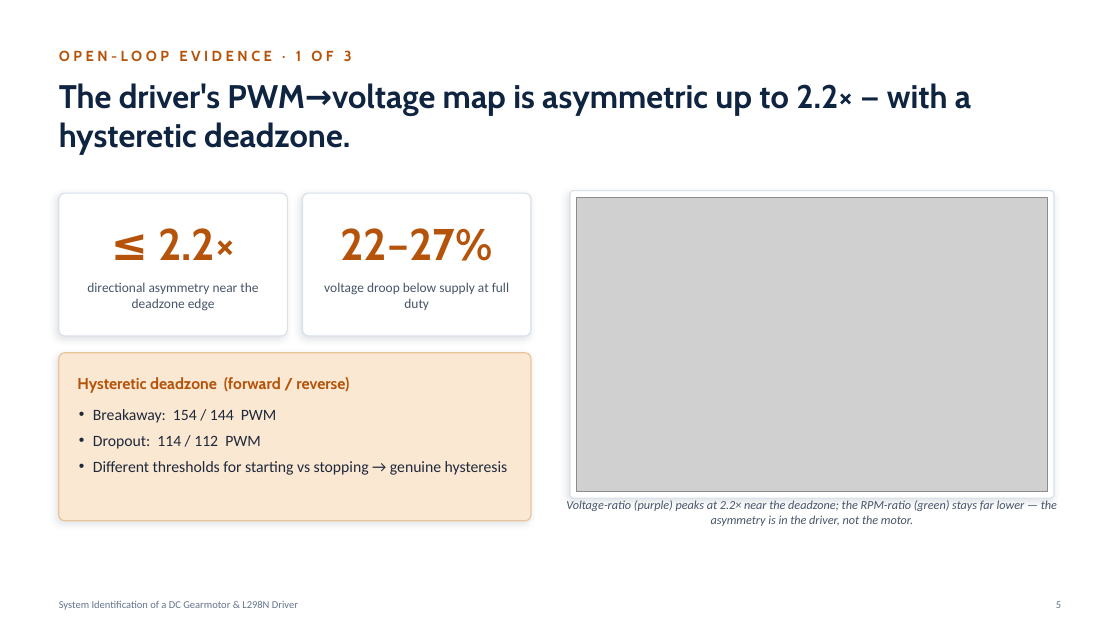
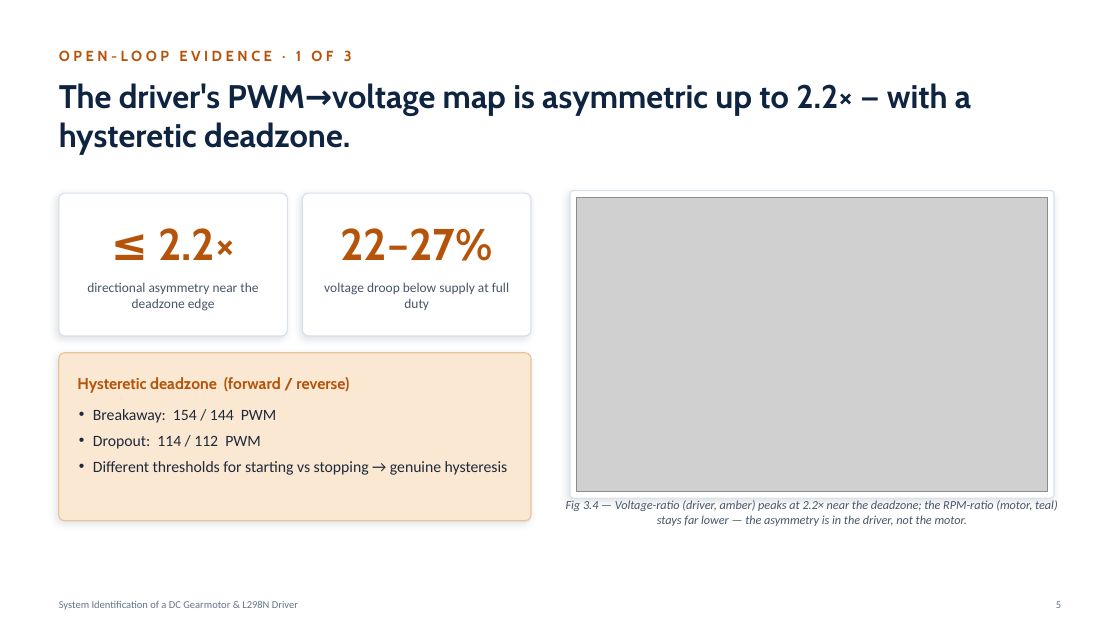
Before and after one commit to Piyushiitk24/System_Identification_DC_Motor, a slide deck: slide 5 of slides/cascade_review.pptx. Drawn at 1120x630 pixels with LibreOffice and Linux fonts; fonts in the diff are those of the drawing; grey boxes stand for pictures. Boxes give left, top, right and bottom in pixels: in the first picture for what was removed or moved away, otherwise in the second. Text is boxed around its words. In the diff, an @@ line names an element or a change of style, - is before the commit and + after.

```diff
--- a/slides/cascade_review.pptx
+++ b/slides/cascade_review.pptx
@@ text at (566, 500, 1058, 526): text changed @@
-Voltage-ratio (purple) peaks at 2.2× near the deadzone; the RPM-ratio (green) stays far lower — the asymmetry is in the driver, not the motor.
+Fig 3.4 — Voltage-ratio (driver, amber) peaks at 2.2× near the deadzone; the RPM-ratio (motor, teal) stays far lower — the asymmetry is in the driver, not the motor.
```
Also in this commit, not shown: 4 other slides changed, 18 other files.
